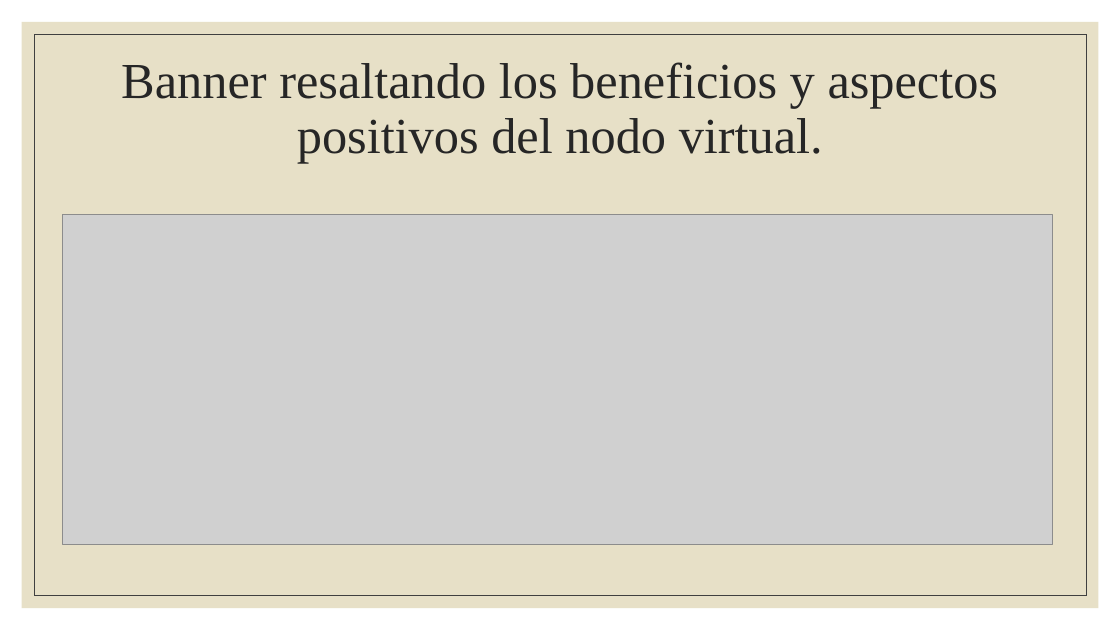
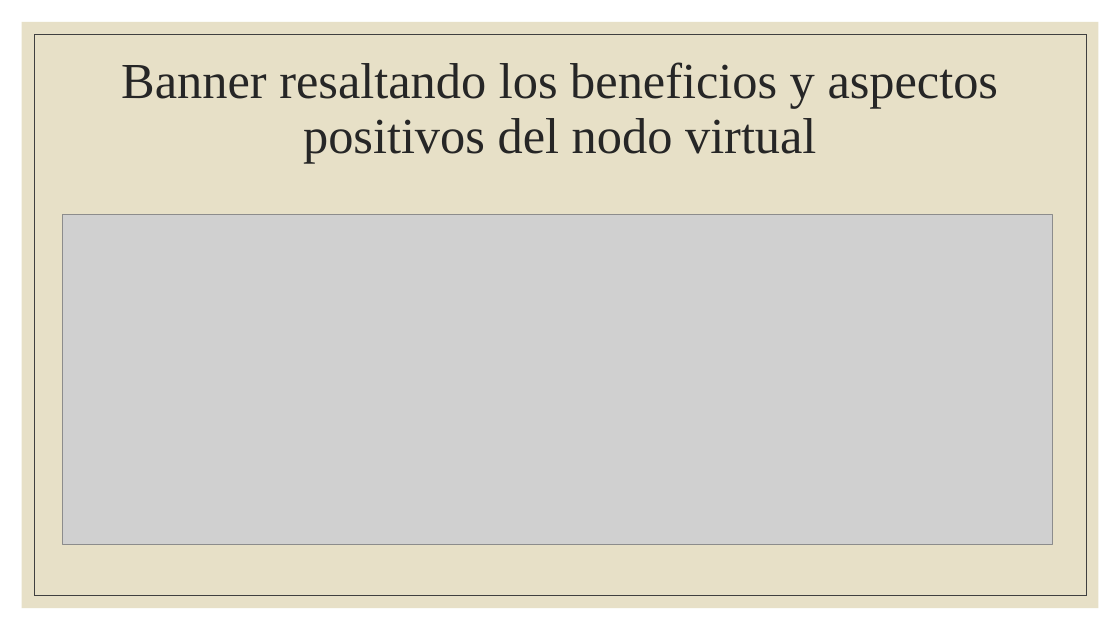
Before and after one commit to AnaMariaTibaduiza27/UNIVERSIDAD, a slide deck: slide 8 of Semestre I/CATEDRA UNADISTA/AnaMariaTibaduiza_1288.pptx. Drawn at 1120x630 pixels with LibreOffice and Linux fonts; fonts in the diff are those of the drawing; grey boxes stand for pictures. Boxes give left, top, right and bottom in pixels: in the first picture for what was removed or moved away, otherwise in the second. Text is boxed around its words. In the diff, an @@ line names an element or a change of style, - is before the commit and + after.

```diff
--- a/Semestre I/CATEDRA UNADISTA/AnaMariaTibaduiza_1288.pptx
+++ b/Semestre I/CATEDRA UNADISTA/AnaMariaTibaduiza_1288.pptx
@@ title at bbox=[121, 62, 999, 164]: text changed @@
-Banner resaltando los beneficios y aspectos positivos del nodo virtual.
+Banner resaltando los beneficios y aspectos positivos del nodo virtual
```
Also in this commit, not shown: 4 other files.
